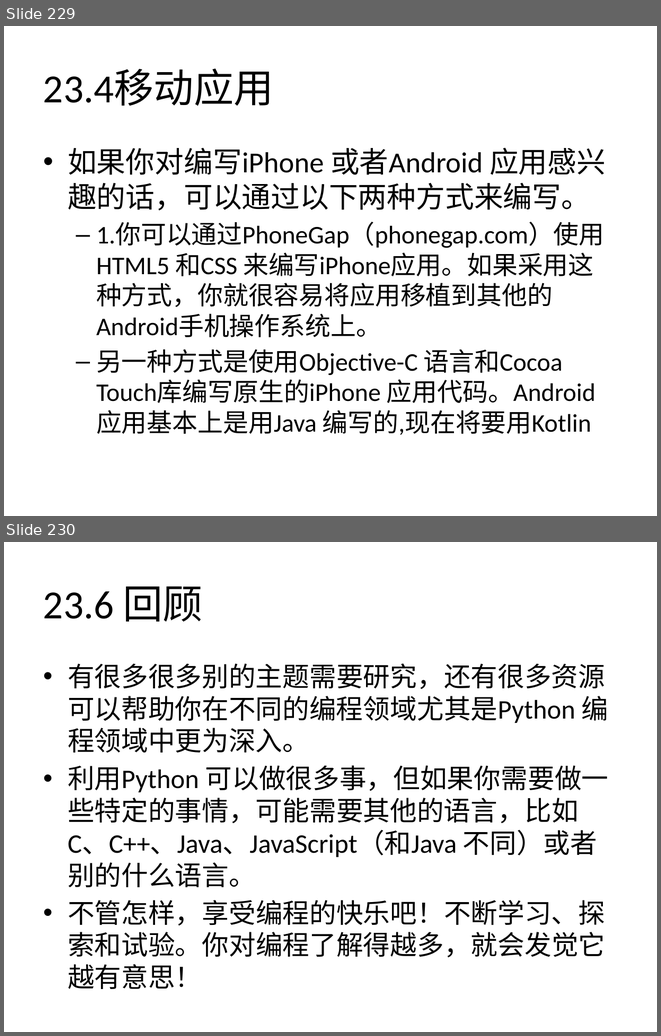
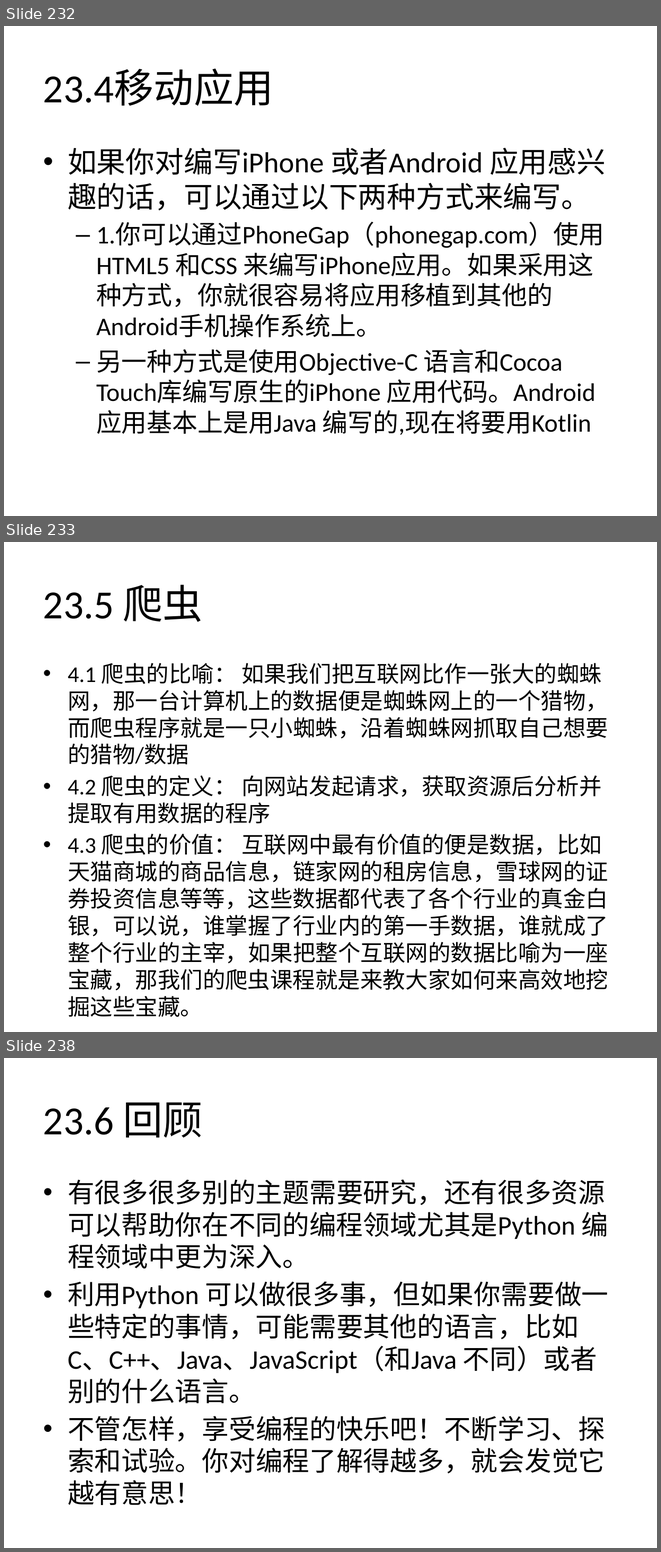
Before and after one commit to zhinan18/Python3, a slide deck: readme/Python3.pptx. Shown one above the other, each under a label of ours: slides 229 and 230 before the commit, slides 232, 233 and 238 after it; the slides between them are not shown. The pictures are 661x1036 and 661x1552 pixels, drawn with LibreOffice and Linux fonts; fonts in the diff are those of the drawing. Boxes give left, top, right and bottom in pixels: in the first picture for what was removed or moved away, otherwise in the second. Text is boxed around its words. In the diff, an @@ line names an element or a change of style, - is before the commit and + after.

```diff
--- a/readme/Python3.pptx
+++ b/readme/Python3.pptx
@@ slide 233 added at (x1=4, y1=542, x2=657, y2=1032), background #FFFFFF @@
@@ title added at (x1=43, y1=584, x2=203, y2=622), 44 pt, text #000000 @@
+23.5 爬虫
@@ text added at (x1=68, y1=663, x2=608, y2=990), 24.8 pt, text #000000 @@
+• 4.1 爬虫的比喻： 如果我们把互联网比作一张大的蜘蛛网，那一台计算机上的数据便是蜘蛛网上的一个猎物，而爬虫程序就是一只小蜘蛛，沿着蜘蛛网抓取自己想要的猎物/数据
+• 4.2 爬虫的定义： 向网站发起请求，获取资源后分析并提取有用数据的程序
+• 4.3 爬虫的价值： 互联网中最有价值的便是数据，比如天猫商城的商品信息，链家网的租房信息，雪球网的证券投资信息等等，这些数据都代表了各个行业的真金白银，可以说，谁掌握了行业内的第一手数据，谁就成了整个行业的主宰，如果把整个互联网的数据比喻为一座宝藏，那我们的爬虫课程就是来教大家如何来高效地挖掘这些宝藏。
@@ what was slide 229 is now slide 232 @@
@@ what was slide 230 is now slide 238 @@
```
Also in this commit, not shown: 3 slides changed, 8 other slides added, 1 slide removed, 21 other files.
